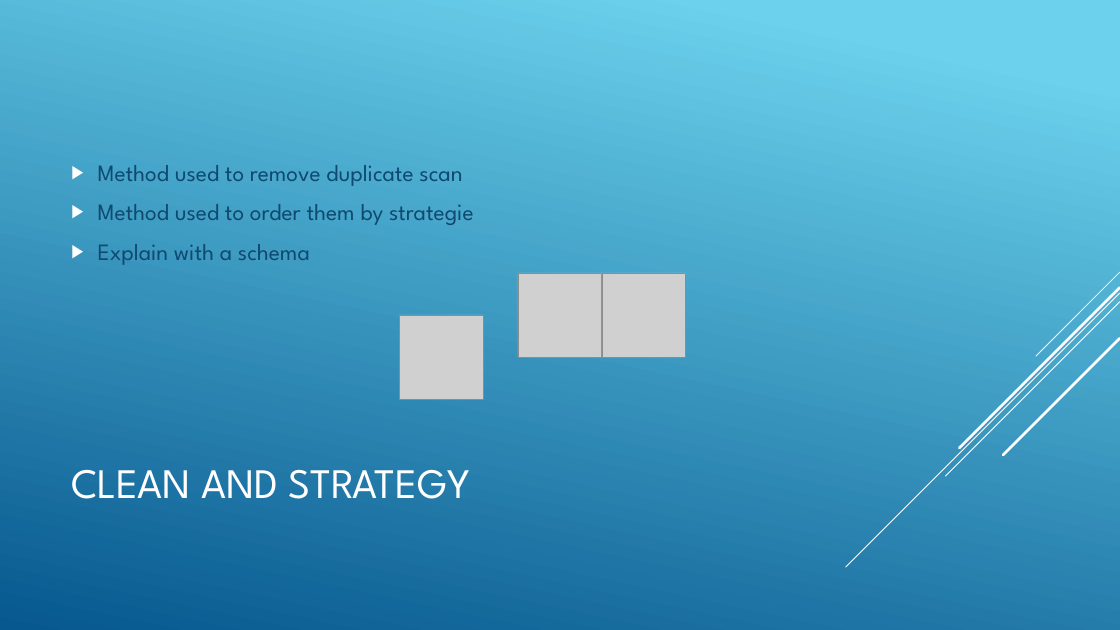
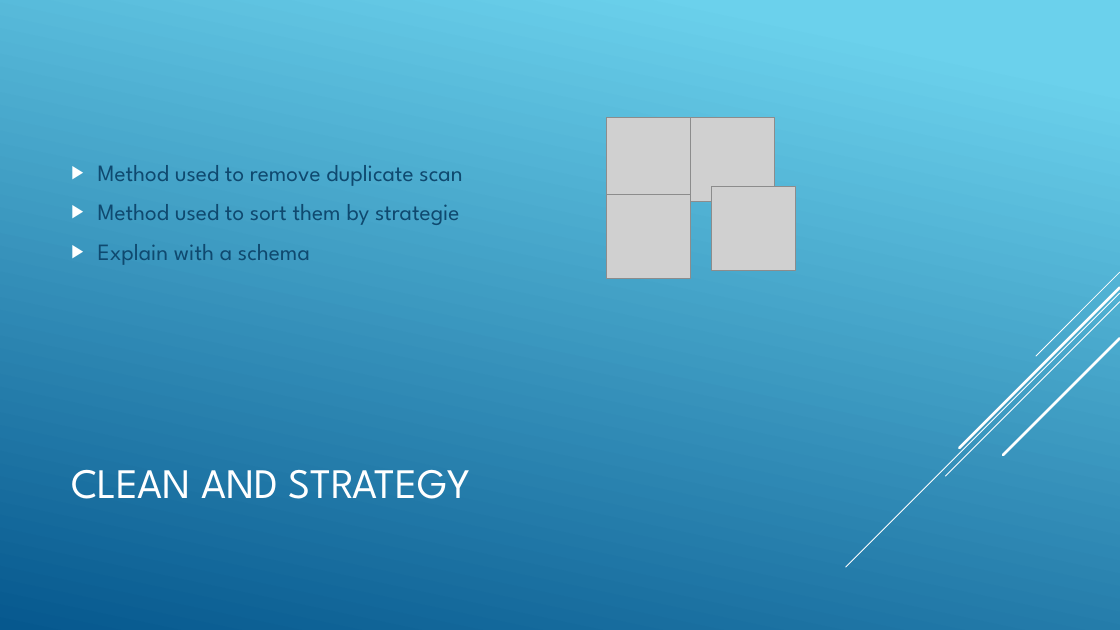
Before and after one commit to jnguyen1192/SIA, a slide deck: slide 14 of SAI_presentation.pptx. Drawn at 1120x630 pixels with LibreOffice and Linux fonts; fonts in the diff are those of the drawing; grey boxes stand for pictures. Boxes give left, top, right and bottom in pixels: in the first picture for what was removed or moved away, otherwise in the second. Text is boxed around its words. In the diff, an @@ line names an element or a change of style, - is before the commit and + after.

Commit message:
#12 Icon for sort added on solution slides

```diff
--- a/SAI_presentation.pptx
+++ b/SAI_presentation.pptx
@@ picture: place and size @@
-picture at box(518, 273, 602, 357)
+picture at box(607, 118, 691, 202)
@@ picture: place and size @@
-picture at box(602, 273, 686, 357)
+picture at box(691, 118, 775, 202)
@@ text at box(98, 204, 460, 225): text changed @@
-▶ Method used to order them by strategie
+▶ Method used to sort them by strategie
@@ picture added at box(607, 194, 691, 278) @@
@@ picture: place and size @@
-picture at box(399, 315, 483, 399)
+picture at box(712, 187, 796, 271)
```
